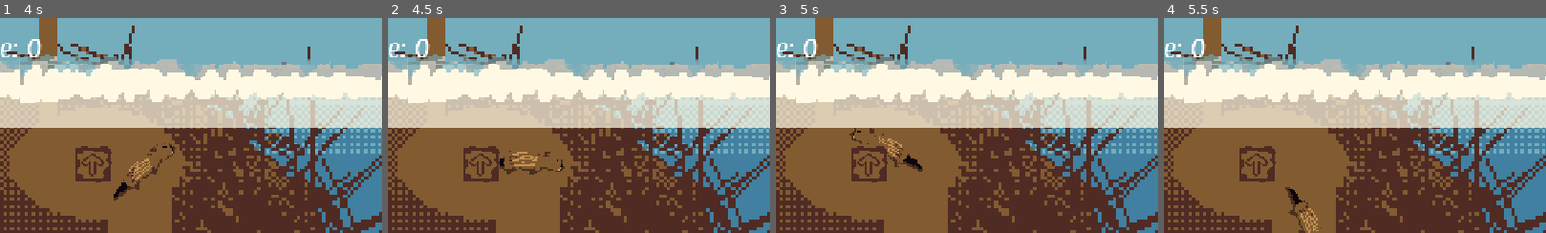
Above: before the commit, frames 1-4 (left to right).
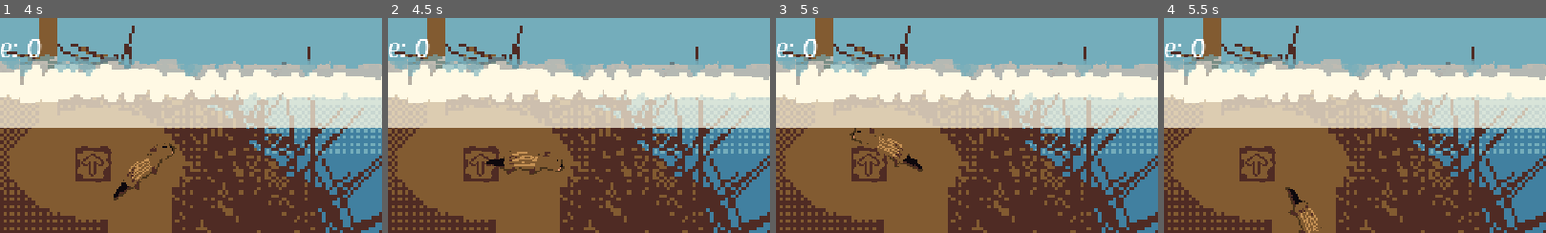
Above: after the commit, the same moments.

Repository: Joey451-OG/5499-Project-1
Game: Godot game, scene res://Scenes/main.tscn
Same seed, same stepped clock (60 frames per second), same inputs: the game is played once before the commit and once after it.
Inputs (mouse positions are % of the whole screen's width and height, from its top left):
- Up to frame 1 (4 s): drag from (21, 9) to (32, 50) at 0.52 s; drag from (80, 65) to (32, 51) at 1.27 s; move the mouse to (20, 35) at 2.02 s; hold Space (swim) 2.03-2.75 s; click (20, 35) at 2.17 s; drag from (55, 50) to (88, 73) at 2.77 s; move the mouse to (35, 25) at 3.52 s; hold Space (swim) from 3.53 s (still down); click (35, 25) at 3.67 s
- Up to frame 2 (4.5 s): release Space (swim) at 4.25 s; drag from (72, 45) to (8, 17) at 4.27 s
- Up to frame 3 (5 s): no input
- Up to frame 4 (5.5 s): tap Enter at 5 s; move the mouse to (30, 55) at 5.02 s; hold Space (swim) from 5.03 s (still down); click (30, 55) at 5.17 s
The pictures show only the part of the screen within x 9-59%, y 0-50%; the shares and areas given below are measured in that part.

Frame 1 is identical in both runs. In frame 2, less than 0.1% of the frame differs, in the area x 25-30%, y 65-70%; in frame 3, 0.1%, in the area x 25-30%, y 58-64%; in frame 4, nothing differs.

Commit message:
Added Speed Upgrade & U.S. Indicator

Diff:
--- a/Scenes/Player.tscn
+++ b/Scenes/Player.tscn
@@ -18,6 +18,7 @@
 shape = SubResource("CapsuleShape2D_0l5lv")
 
 [node name="Sprite2D" type="Sprite2D" parent="." unique_id=1371421923]
+z_index = 1
 scale = Vector2(2, 2)
 texture = ExtResource("2_kyqiw")
 
--- a/Scenes/Upgrade_Station.tscn
+++ b/Scenes/Upgrade_Station.tscn
@@ -2,9 +2,82 @@
 
 [ext_resource type="Texture2D" uid="uid://b1d4b75lvhtwv" path="res://Assets/Sprites/Upgrade_Station.png" id="1_j2hg4"]
 [ext_resource type="Script" uid="uid://c0dlpvwh8ojo8" path="res://Scripts/gdscript/upgrade_station.gd" id="2_cu6kf"]
+[ext_resource type="Texture2D" uid="uid://kmew5yarsq2r" path="res://Assets/Sprites/Sprite Sheets/Upgrade_Indicator.png" id="3_kaue5"]
 
 [sub_resource type="RectangleShape2D" id="RectangleShape2D_sj43t"]
 size = Vector2(64, 64)
+
+[sub_resource type="AtlasTexture" id="AtlasTexture_j18d6"]
+atlas = ExtResource("3_kaue5")
+region = Rect2(0, 0, 64, 64)
+
+[sub_resource type="AtlasTexture" id="AtlasTexture_khyuj"]
+atlas = ExtResource("3_kaue5")
+region = Rect2(64, 0, 64, 64)
+
+[sub_resource type="AtlasTexture" id="AtlasTexture_17e5r"]
+atlas = ExtResource("3_kaue5")
+region = Rect2(128, 0, 64, 64)
+
+[sub_resource type="AtlasTexture" id="AtlasTexture_uuqy6"]
+atlas = ExtResource("3_kaue5")
+region = Rect2(192, 0, 64, 64)
+
+[sub_resource type="AtlasTexture" id="AtlasTexture_0uhul"]
+atlas = ExtResource("3_kaue5")
+region = Rect2(256, 0, 64, 64)
+
+[sub_resource type="AtlasTexture" id="AtlasTexture_ujnb5"]
+atlas = ExtResource("3_kaue5")
+region = Rect2(320, 0, 64, 64)
+
+[sub_resource type="AtlasTexture" id="AtlasTexture_sry73"]
+atlas = ExtResource("3_kaue5")
+region = Rect2(384, 0, 64, 64)
+
+[sub_resource type="AtlasTexture" id="AtlasTexture_i3sai"]
+atlas = ExtResource("3_kaue5")
+region = Rect2(448, 0, 64, 64)
+
+[sub_resource type="SpriteFrames" id="SpriteFrames_sj43t"]
+animations = [{
+"frames": [{
+"duration": 1.0,
+"texture": null
+}],
+"loop": 1,
+"name": &"default",
+"speed": 5.0
+}, {
+"frames": [{
+"duration": 1.0,
+"texture": SubResource("AtlasTexture_j18d6")
+}, {
+"duration": 1.0,
+"texture": SubResource("AtlasTexture_khyuj")
+}, {
+"duration": 1.0,
+"texture": SubResource("AtlasTexture_17e5r")
+}, {
+"duration": 1.0,
+"texture": SubResource("AtlasTexture_uuqy6")
+}, {
+"duration": 1.0,
+"texture": SubResource("AtlasTexture_0uhul")
+}, {
+"duration": 1.0,
+"texture": SubResource("AtlasTexture_ujnb5")
+}, {
+"duration": 1.0,
+"texture": SubResource("AtlasTexture_sry73")
+}, {
+"duration": 1.0,
+"texture": SubResource("AtlasTexture_i3sai")
+}],
+"loop": 1,
+"name": &"indicating",
+"speed": 7.0
+}]
 
 [node name="UpgradeStation" type="Sprite2D" unique_id=141329030]
 texture = ExtResource("1_j2hg4")
@@ -18,4 +91,7 @@
 shape = SubResource("RectangleShape2D_sj43t")
 debug_color = Color(0.32267833, 0.6248632, 0, 0.41960785)
 
+[node name="AnimatedSprite2D" type="AnimatedSprite2D" parent="." unique_id=52621031]
+sprite_frames = SubResource("SpriteFrames_sj43t")
+
 [connection signal="input_event" from="Area2D" to="." method="_on_area_2d_input_event"]
--- a/Scenes/pickup.tscn
+++ b/Scenes/pickup.tscn
@@ -6,11 +6,13 @@
 
 [node name="Shadow" type="Sprite2D" parent="." unique_id=932758316]
 modulate = Color(0.019607844, 0.019607844, 0.019607844, 0.28235295)
+z_index = 1
 position = Vector2(50.000004, -56.000004)
 scale = Vector2(2.135, 2.135)
 texture = ExtResource("1_v7u4w")
 
-[node name="DevStick" type="Sprite2D" parent="." unique_id=198541030]
+[node name="Stick" type="Sprite2D" parent="." unique_id=198541030]
+z_index = 1
 position = Vector2(59, -57)
 scale = Vector2(2, 2)
 texture = ExtResource("1_v7u4w")
--- a/Scripts/gdscript/Globals.gd
+++ b/Scripts/gdscript/Globals.gd
@@ -1,10 +1,21 @@
 extends Node
+
+signal pointsUpdate
 
 enum PlayerState {IDLE, SWIMING, DROWNED}
 
-var points := 0
+var points := 0 :
+	set(value):
+		points = value
+		emit_signal("pointsUpdate")
+
 var p_state : PlayerState = PlayerState.IDLE
 var current_abilities := {
 	"speed" : false,
 	"higher_lc" : false, # Higher lung capacity
 }
+
+var ability_modifiers := {
+	"speed" : 1.5,
+	"higher_lc" : 1.5,
+}
--- a/Scripts/gdscript/camera.gd
+++ b/Scripts/gdscript/camera.gd
@@ -45,9 +45,9 @@
 	camera.limit_bottom = int(max_y + overhang)
 
 func _on_camera_zone_area_entered(area: Area2D) -> void:
-	print("[Camera]: DETECTED PLAYER")
+	print("[camera.gd]: DETECTED PLAYER")
 	player = area.get_parent()
 
 func _on_camera_zone_area_exited(area: Area2D) -> void:
-	print("[Camera]: DETECTED PLAYER LEAVING")
+	print("[camera.gd]: DETECTED PLAYER LEAVING")
 	player = null
--- a/Scripts/gdscript/player.gd
+++ b/Scripts/gdscript/player.gd
@@ -1,6 +1,6 @@
 extends CharacterBody2D
 
-@export var VELCOCITY_IMPULSE := 300.0
+@export var SPEED := 300.0
 @export var DRAG := 1.1
 @export var lung_capacity_in_seconds := 10
 @export var item_slow_percent : float = 0.5
@@ -24,6 +24,9 @@
 		sprite.scale.y = -sprite.scale.y
 
 	if lung_timer.is_stopped() and isUnderWater:
+		if Globals.current_abilities["higher_lc"]:
+			lung_capacity_in_seconds *= Globals.ability_modifiers["higher_lc"]
+
 		lung_timer.start(lung_capacity_in_seconds)
 
 	if not isUnderWater and !lung_timer.is_stopped():
@@ -34,7 +37,7 @@
 	for area in interacting_hit_box.get_overlapping_areas():
 		if area.has_meta("isAir"):
 			isUnderWater = !area.get_meta("isAir")
-			print(isUnderWater)
+			#print(isUnderWater)
 
 func _physics_process(delta: float) -> void:
 	# Add the gravity.
@@ -43,7 +46,9 @@
 	if not sprite.get_rect().has_point(to_local(get_global_mouse_position())):
 		look_at(get_global_mouse_position())
 
-	velocity = transform.x * Input.get_action_strength("swim") * VELCOCITY_IMPULSE
+	velocity = transform.x * Input.get_action_strength("swim") * SPEED
+	if Globals.current_abilities["speed"]:
+		velocity *= Globals.ability_modifiers["speed"]
 
 	if velocity > Vector2.ZERO and Globals.p_state != Globals.PlayerState.SWIMING:
 		Globals.p_state = Globals.PlayerState.SWIMING
@@ -59,7 +64,7 @@
 	return min < value and value < max
 
 func _on_lung_timer_timeout() -> void:
-	print("[LUNG TIMER]: Player Drowned!")
+	print("[LUNG TIMER | player.gd]: Player Drowned!")
 	Globals.p_state = Globals.PlayerState.DROWNED
 
 func _on_interacting_hit_box_area_entered(area: Area2D) -> void:
@@ -67,9 +72,9 @@
 		if pickup != null and area.get_meta("isAir"):
 			pickup.queue_free()
 			Globals.points += 1
-			print("PLAYER SCORED points: %d" % Globals.points)
+			print("[player.gd]: PLAYER SCORED points: %d" % Globals.points)
 
 	if area.has_meta("isPickup"):
-		print("Touched Pickup!")
+		print("[player.gd]: Touched Pickup!")
 		area.disable_mode = CollisionObject2D.DISABLE_MODE_REMOVE
 		pickup = area.get_parent()
--- a/Scripts/gdscript/upgrade_station.gd
+++ b/Scripts/gdscript/upgrade_station.gd
@@ -1,20 +1,26 @@
 extends Sprite2D
 var ability_unlock_sticks = {
-	"speed": 4,
+	"speed": 5,
 	"higher_lc": 10000
 }
+var isIndicatorActive : bool = false
+@onready var animated_sprite_2d: AnimatedSprite2D = $AnimatedSprite2D
 
 # Called when the node enters the scene tree for the first time.
 func _ready() -> void:
-	pass # Replace with function body.
+	Globals.pointsUpdate.connect(start_indicator)
+	animated_sprite_2d.play("default")
 
-
-# Called every frame. 'delta' is the elapsed time since the previous frame.
-func _process(delta: float) -> void:
-	pass
+func start_indicator():
+	for key in ability_unlock_sticks.keys():
+		if Globals.points >= ability_unlock_sticks[key]:
+			animated_sprite_2d.play("indicating")
+			continue
 
 func _on_area_2d_input_event(viewport: Node, event: InputEvent, shape_idx: int) -> void:
 	if event.is_action_pressed("swim"):
 		for key in ability_unlock_sticks.keys():
-			if Globals.points > ability_unlock_sticks[key] and !Globals.current_abilities[key]:
-				pass
+			if Globals.points >= ability_unlock_sticks[key] and !Globals.current_abilities[key]:
+				print("[update_station.gd]: Unlocked %s!" % key)
+				Globals.current_abilities[key] = true
+				animated_sprite_2d.play("default")
Binary file added: Assets/Asesprite/Upgrade_Indicator.aseprite
Binary file added: Assets/Sprites/Sprite Sheets/Upgrade_Indicator.png
Not shown, added: Assets/Sprites/Sprite Sheets/Upgrade_Indicator.png.import
